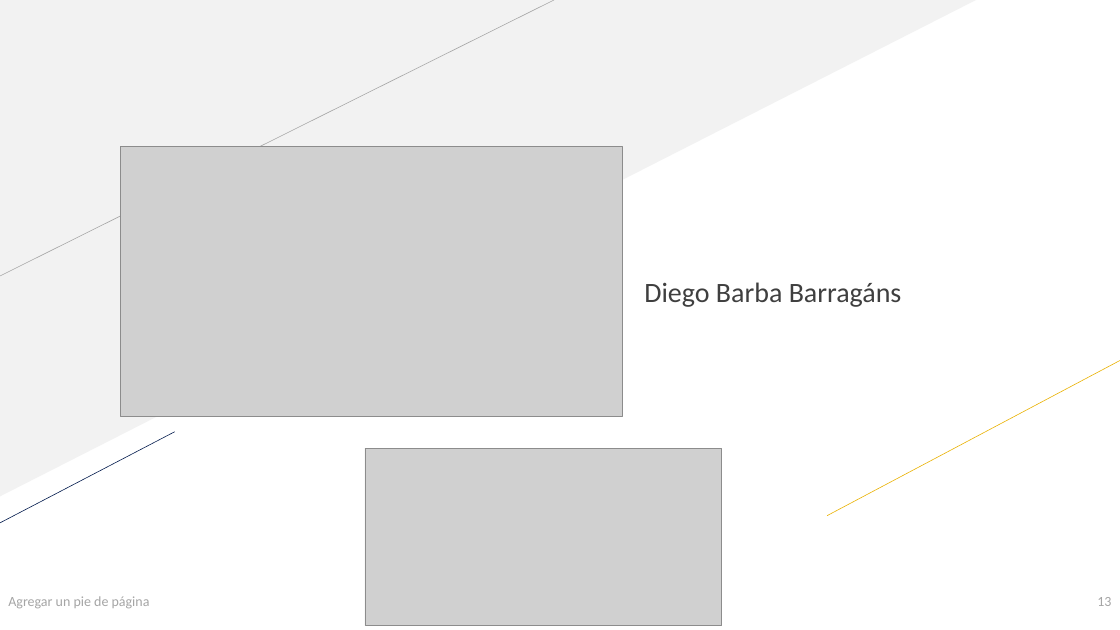
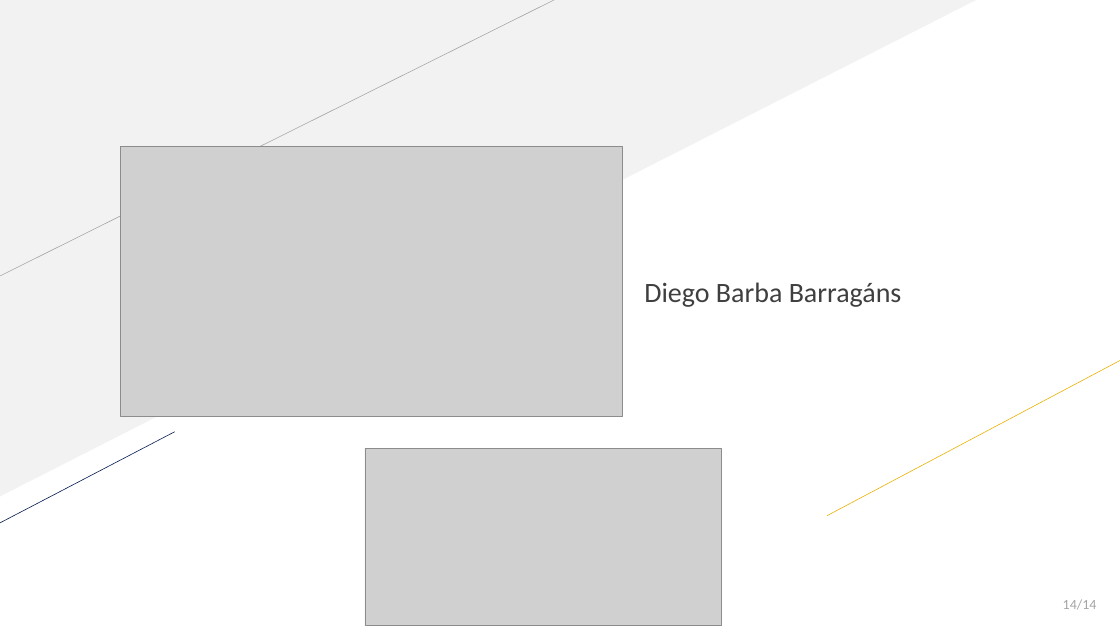
Before and after one commit to dbb-01/CanastraApp, a slide deck: slide 14 of Proxecto.pptx (slide 13 before the commit). Drawn at 1120x630 pixels with LibreOffice and Linux fonts; fonts in the diff are those of the drawing; grey boxes stand for pictures. Boxes give left, top, right and bottom in pixels: in the first picture for what was removed or moved away, otherwise in the second. Text is boxed around its words. In the diff, an @@ line names an element or a change of style, - is before the commit and + after.

```diff
--- a/Proxecto.pptx
+++ b/Proxecto.pptx
@@ text removed at <box>8,596,150,608</box> @@
-Agregar un pie de página
@@ page number at <box>1063,599,1097,609</box>: text changed @@
-13
+14/14
```
Also in this commit, not shown: 11 other slides changed, 2 slides added, 1 slide removed.
